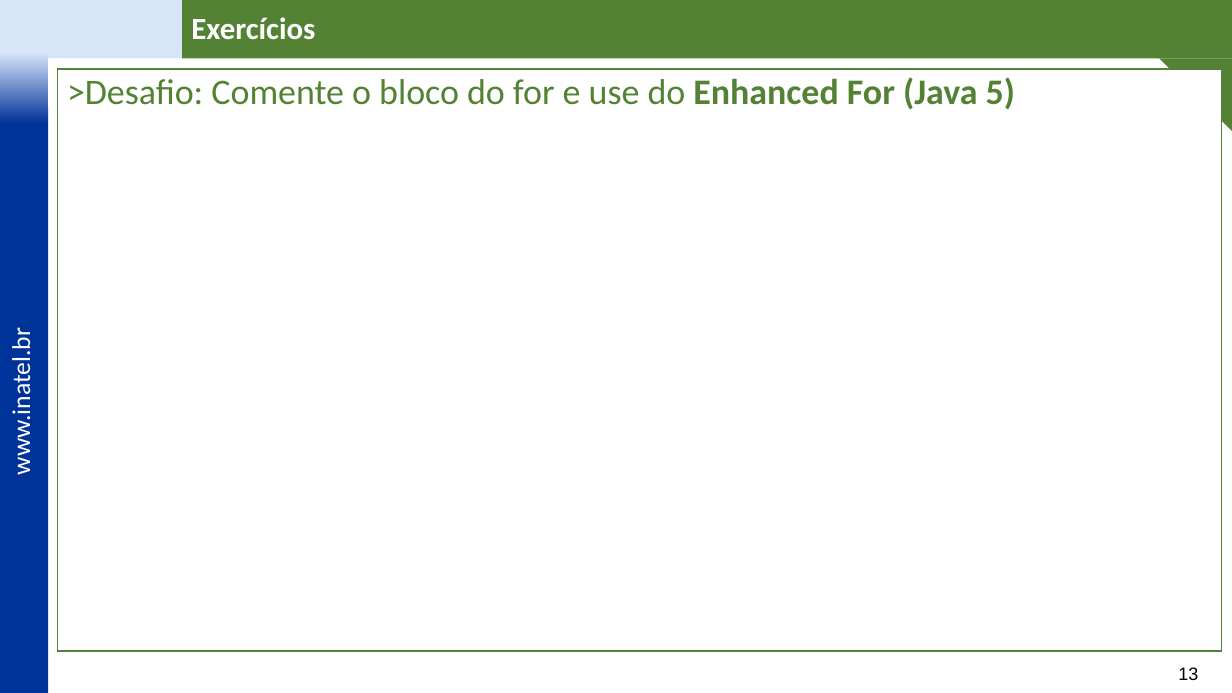
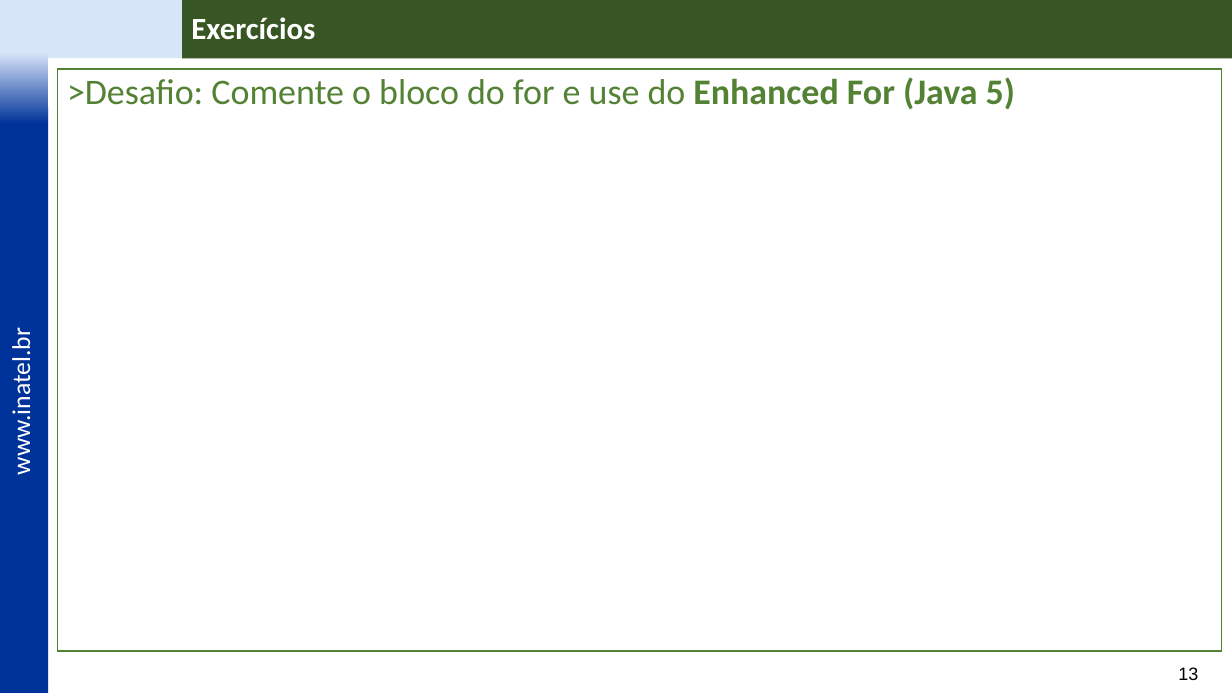
Before and after one commit to vitor-figueiredo/Lab_JavaCollections, a slide deck: slide 13 of _docs/IDP Labs - Java Collections - v3.pptx. Drawn at 1232x693 pixels with LibreOffice and Linux fonts; fonts in the diff are those of the drawing; background and template pictures are left out. Boxes give left, top, right and bottom in pixels: in the first picture for what was removed or moved away, otherwise in the second. Text is boxed around its words. In the diff, an @@ line names an element or a change of style, - is before the commit and + after.

```diff
--- a/_docs/IDP Labs - Java Collections - v3.pptx
+++ b/_docs/IDP Labs - Java Collections - v3.pptx
@@ rectangle "Exercícios" at bbox=[182, 0, 1232, 58]: fill #548235 to #385723 @@
@@ triangle removed at bbox=[1160, 58, 1232, 131] @@
```
Also in this commit, not shown: 14 other slides changed, 1 slide added, 9 other files.
